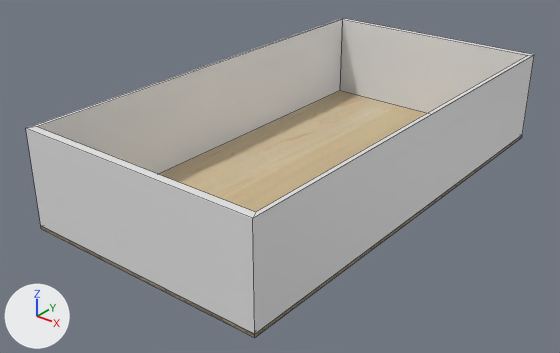
The Blender file New_Model_v3.blend: old version first, new version second.
The view is the same before and after, from a 50 mm camera at (67.0, -91.7, 47.1) aimed at (-1.9, -5.5, -6.3). The lights are fixed; the arrows at lower left show +X, +Y and +Z. Mesh edges are drawn as thin lines.

In view in the first picture: 'Floor', 'Wall'.
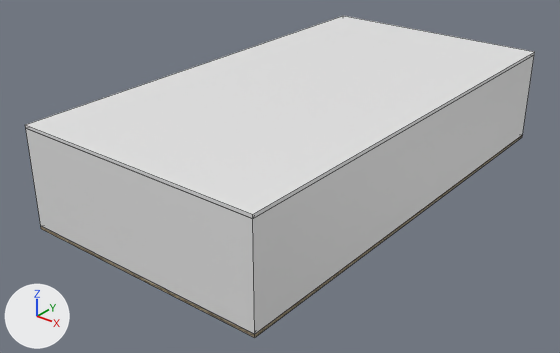
The newer file is also rescaled (x0.2) as a whole; pictures and numbers use the older file's frame.

Boxes [x1, y1, x2, y2] around the edits, measured in the pictures (560 x 353 px):
'Roof', added: after [25, 16, 535, 219]
'Floor', unchanged, covered by the edit: before [41, 91, 522, 338]; after [41, 135, 522, 338]

Edits to the bpy script that builds the scene:
```text
Add me_cube_002:
    me_cube_002.from_pydata(...)  # a box spanning x -1.0..1.0, y -1.0..1.0, z -1.0..1.0
Add ob_roof:
    ob_roof = bpy.data.objects.new('Roof', me_cube_002)
    ob_roof.location = (0.0, 0.0, 7.7)
    ob_roof.scale = (20.0, 37.5, 0.25)
```
